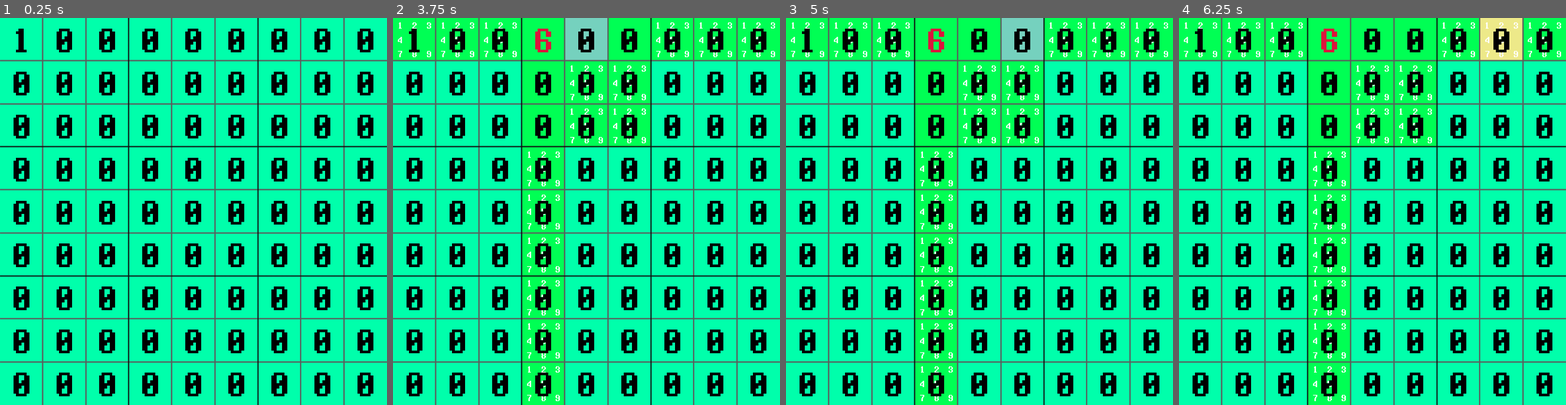
Above: before the commit, frames 1-4 (left to right).
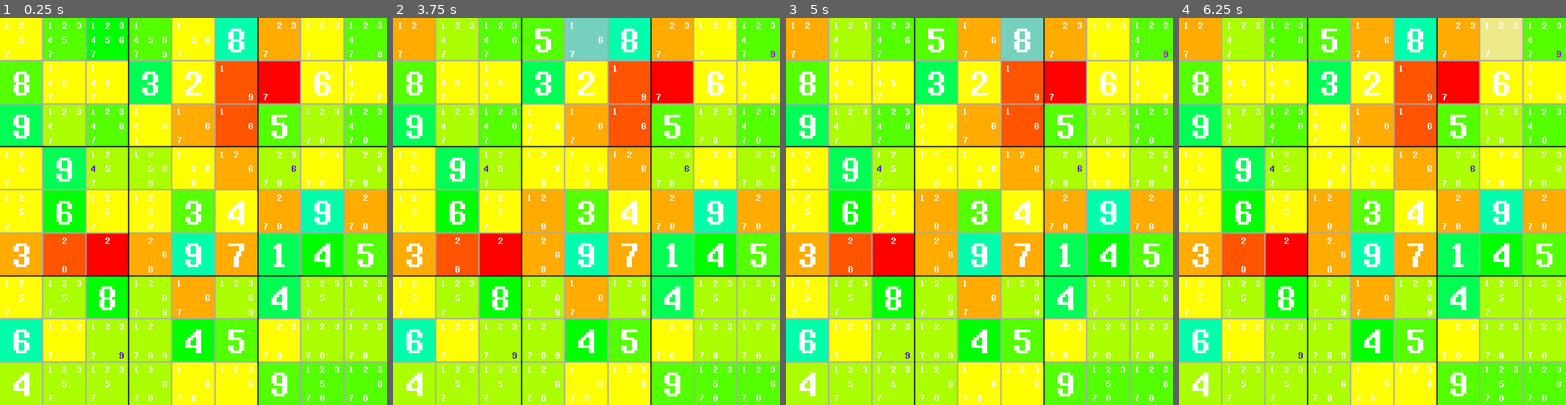
Above: after the commit, the same moments.

Repository: e-thab/sudoku
Game: Godot game, scene res://scenes/Main.tscn
Same seed, same stepped clock (60 frames per second), same inputs: the game is played once before the commit and once after it.
Inputs (mouse positions are in pixels of both pictures, inside the frame that each line leads up to):
- Up to frame 1 (0.25 s): no input
- Up to frame 2 (3.75 s): tap Enter at 0.5, 2, 3.5 s; move the mouse to (416, 41) at 0.52 s; tap Delete (delete) at 0.6, 1.55, 2.1, 3.05 s; click (416, 41) at 0.67 s; right-click (416, 41) at 0.8 s; tap Space at 1.25, 2.75 s; move the mouse to (458, 41) at 1.27 s; right-click (458, 41) at 1.35 s; click (458, 41) at 1.42 s; move the mouse to (501, 41) at 2.02 s; click (501, 41) at 2.17 s; right-click (501, 41) at 2.3 s; move the mouse to (543, 41) at 2.77 s; right-click (543, 41) at 2.85 s; click (543, 41) at 2.92 s; move the mouse to (586, 41) at 3.52 s; tap R (random_val) at 3.6 s; click (586, 41) at 3.67 s
- Up to frame 3 (5 s): right-click (979, 41) at 3.8 s; tap Space at 4.25 s; move the mouse to (1022, 41) at 4.27 s; click (1022, 41) at 4.35 s; tap Delete (delete) at 4.55 s
- Up to frame 4 (6.25 s): move the mouse to (1457, 41) at 5.02 s; tap Delete (delete) at 5.1, 6.05 s; click (1457, 41) at 5.17 s; right-click (1457, 41) at 5.3 s; move the mouse to (1500, 41) at 5.77 s; right-click (1500, 41) at 5.85 s; click (1500, 41) at 5.92 s

The runs differ from the first frame. In frame 1, 96% of the frame differs, in the area x 0-100%, y 0-100%; in frame 2, 94%; in frame 3, 94%; in frame 4, 94%.

Commit message:
initial clue generation

Diff:
--- a/scenes/Cell.gd
+++ b/scenes/Cell.gd
@@ -1,10 +1,9 @@
 extends Control
 
 signal solve(col, row, box, n)
-signal set()
 
 var markup = [1, 2, 3, 4, 5, 6, 7, 8, 9] # actual possible answers, culled after solution generated
-var notes = [1, 2, 3, 4, 5, 6, 7, 8, 9] # user notes
+var notes = [] # user notes
 var note_mode = false	# distinguish when entering solution (false) vs entering note (true)
 
 #var solutions = []
@@ -23,7 +22,7 @@
 # Called when the node enters the scene tree for the first time.
 func _ready():
 	#tbd: apply solution number?
-	set_bg()
+	#set_bg()
 	pass # Replace with function body.
 
 
@@ -43,6 +42,15 @@
 	set_bg()
 
 
+func prep():
+#	lonely = 0
+	solved = false
+	markup = [1, 2, 3, 4, 5, 6, 7, 8, 9] #?
+	notes = []
+	show_markup()
+	set_bg()
+
+
 func set_coords():
 	col = get_index() % 9
 	row = floor(get_index() / 9)
@@ -61,29 +69,26 @@
 		return arr[randi() % len(arr)]
 
 
-func set_solution(n):
-	solution = n
-	emit_signal("set")
-
-
-func set_random_solution():
-#	if solved: return
-	var rand = random_choice(markup)
-	set_solution(rand)
-
-
-func add_note(n):
+func input_note(n):
 	if solved: return
 
 	n = int(n)
 	if n in notes:
 		remove_note(n)
 	else:
-		notes.append(n)
-		if n in markup:
-			$Notes.get_child(n-1).self_modulate = Color.white
-		else:
-			$Notes.get_child(n-1).self_modulate = Color.crimson
+		add_note(n)
+#		notes.append(n)
+
+
+func add_note(n):
+	if solved: return
+
+	n = int(n)
+	notes.append(n)
+	if n in markup:
+		$Notes.get_child(n-1).self_modulate = Color.white
+	else:
+		$Notes.get_child(n-1).self_modulate = Color.crimson
 
 
 func remove_note(n):
@@ -143,9 +148,25 @@
 	input_solution(rand)
 
 
+func set_solution(n):
+	solution = n
+	solved = true
+	emit_signal("solve", col, row, box, n)
+
+
+func set_random_solution():
+#	if solved: return
+	var rand = random_choice(markup)
+	set_solution(rand)
+
+
 func show_solution():
 	$Solution.text = str(solution)
 	$Solution.self_modulate = Color.black
+
+
+func solve():
+	input_solution(solution)
 
 
 #func show_average():
@@ -243,7 +264,7 @@
 			var num = interpret_num(event)
 			if num != null:
 				if note_mode:
-					add_note(num)
+					input_note(num)
 				else:
 					input_solution(num)
 					release_focus()
--- a/scenes/Cell.tscn
+++ b/scenes/Cell.tscn
@@ -4,15 +4,15 @@
 [ext_resource path="res://assets/Sq.png" type="Texture" id=2]
 [ext_resource path="res://assets/8bitoperator.ttf" type="DynamicFontData" id=3]
 
-[sub_resource type="DynamicFont" id=1]
-size = 20
-font_data = ExtResource( 3 )
-
 [sub_resource type="DynamicFont" id=3]
 size = 75
 font_data = ExtResource( 3 )
 
 [sub_resource type="StyleBoxEmpty" id=2]
+
+[sub_resource type="DynamicFont" id=1]
+size = 20
+font_data = ExtResource( 3 )
 
 [node name="Cell" type="Control"]
 anchor_left = 0.444
@@ -59,6 +59,20 @@
 __meta__ = {
 "_edit_use_anchors_": false
 }
+
+[node name="Solution" type="Label" parent="."]
+anchor_left = 0.5
+anchor_top = 0.5
+anchor_right = 0.5
+anchor_bottom = 0.5
+margin_left = -57.0
+margin_top = -57.0
+margin_right = 57.0
+margin_bottom = 57.0
+rect_min_size = Vector2( 114, 114 )
+custom_fonts/font = SubResource( 3 )
+custom_styles/normal = SubResource( 2 )
+align = 1
 
 [node name="Notes" type="GridContainer" parent="."]
 anchor_left = 0.5
@@ -177,23 +191,6 @@
 align = 1
 valign = 1
 
-[node name="Solution" type="Label" parent="."]
-anchor_left = 0.5
-anchor_top = 0.5
-anchor_right = 0.5
-anchor_bottom = 0.5
-margin_left = -57.0
-margin_top = -57.0
-margin_right = 57.0
-margin_bottom = 57.0
-rect_min_size = Vector2( 114, 114 )
-custom_fonts/font = SubResource( 3 )
-custom_styles/normal = SubResource( 2 )
-align = 1
-__meta__ = {
-"_edit_use_anchors_": false
-}
-
 [connection signal="focus_entered" from="." to="." method="_on_Cell_focus_entered"]
 [connection signal="focus_exited" from="." to="." method="_on_Cell_focus_exited"]
 [connection signal="gui_input" from="." to="." method="_on_Cell_gui_input"]
--- a/scenes/Main.tscn
+++ b/scenes/Main.tscn
@@ -838,7 +838,7 @@
 margin_bottom = 1026.0
 
 [node name="Grid" type="GridContainer" parent="."]
-modulate = Color( 0.360784, 0.360784, 0.360784, 1 )
+modulate = Color( 0.666667, 0.666667, 0.666667, 1 )
 anchor_right = 1.0
 anchor_bottom = 1.0
 mouse_filter = 2
--- a/scripts/board.gd
+++ b/scripts/board.gd
@@ -1,14 +1,13 @@
 extends Node
 
 # Declare member variables here. Examples:
-var rows = [[], [], [], [], [], [], [], [], []]	#2D array [row][row index]
-var cols = [[], [], [], [], [], [], [], [], []]	#2D array [col][col index]
+var rows = [[], [], [], [], [], [], [], [], []]		#2D array [row][row index]
+var cols = [[], [], [], [], [], [], [], [], []]		#2D array [col][col index]
 var boxes = [[], [], [], [], [], [], [], [], []]	#2D array [box][col index]
-var solutions = []	# Array of solutions, indexed left to right, top to bottom
-
-var cells = []	# Holds references to each cell, top left to bottom right
-var generated = 0	# Number of solutions generated (each individual number on the board)
-
+var solutions = [[], [], [], [], [], [], [], [], []]	#Array of solutions, indexed left to right, top to bottom
+
+var cells = []	# Holds references to each cell object, top left to bottom right
+var generated = 0	# Number of cells filled during generation
 var errors = 0	# For testing error rate of generation algorithm
 
 
@@ -18,6 +17,7 @@
 
 func _ready():
 	randomize()
+	debug_reset()
 
 	for cell in get_children():
 		cell.set_coords()
@@ -26,13 +26,14 @@
 		cols[cell.col].append(cell)
 		boxes[cell.box].append(cell)
 		cell.connect("solve", self, "_on_solve")
-		cell.connect("set", self, "_on_set")
-		cell.show_markup()
+		cell.show_markup()
+
 	generate()
-
-	for cell in cells:
-		# delete this
-		cell.show_solution()
+	for cell in cells:
+		cell.prep()
+#		cell.show_solution()
+	randomize_clues()
+
 	#avg_test()
 
 
@@ -53,7 +54,7 @@
 	#print("generating")
 	solutions = [[], [], [], [], [], [], [], [], []]
 	reset_cells()
-	randomize_board()
+	randomize_solutions()
 
 #	for cell in cells:
 #		cell.set_bg()
@@ -74,66 +75,67 @@
 	#for x in solutions:
 		#print(x)
 
-
-func randomize_board():
+# Generate solutions for each cell
+func randomize_solutions():
 	# 1: find any cells with lonely digits, if one exists: fill it and go to step 1
 	# 2: find any cells with naked singles, if one exists: fill it and go to step 1
 	# 3: find the next unsolved cell with the fewest possibilities
 	# 4: fill cell with a random number generated from those possibilities
 	# 5: repeat
 	#
-	# Testing shows this algorithm has around a 1.8% error rate (chance to generate a dead-end),
-	# so it just resets and tries again if it fails
+	# Testing shows this algorithm has around a 1.8% chance to generate a
+	# dead end, so it just resets and tries again if it fails
 
 	generated = 0
 	while generated < 81:
-		#var min_cell = min_possible_cell()			# Get minimum possible solution cell
 		var next_cell = next_cell()
 
 		if len(next_cell.markup) == 0:
 			print("ERROR: Regenerating...")
-			debug_txt("ERROR: Regenerating...")
 			generate()
 			break
 
 		elif next_cell.lonely != 0:
-			#next_cell.input_solution(next_cell.lonely)
 			next_cell.set_solution(next_cell.lonely)
 			generated += 1
-			debug_set(next_cell, next_cell.lonely)
 
 		elif len(next_cell.markup) == 1:
 			var n = next_cell.markup[0]
 			next_cell.set_solution(n)
 			generated += 1
-			#next_cell.input_solution(n)
-			debug_set(next_cell, n)
 
 		else:
 			next_cell.set_random_solution()
 			generated += 1
-			#next_cell.input_random_solution()
-			debug_set(next_cell, next_cell.solution)
 
 		mark_lonely()
 
-#	for cell in cells:
-#		solutions.append(cell.solution)
-
-
+# Generate clues
+func randomize_clues():
+	# Should eventually be a function of some difficulty modifier
+	var cells_copy = cells.duplicate()
+	cells_copy.shuffle()
+
+	for i in range(25):
+		cells_copy[i].solve()
+
+
+# Return the next cell to be filled for generation
 func next_cell():
-	# generation issue may be here
 	var min_amt = 10
 	var next_cell
+
+#	# Find/fill lonely
+#	for i in range(9):
+#		for cell in cols[i]:
+#
 
 	for cell in cells:
 		if !cell.solved:
 			if cell.lonely != 0:
 				return cell
-				#cell.input_solution(cell.lonely)
-			elif len(cell.markup) == 1:
+			if len(cell.markup) == 1:
 				return cell
-				#cell.input_solution(cell.markup[0])
 			elif len(cell.markup) < min_amt:
 				next_cell = cell
 				min_amt = len(cell.markup)
@@ -141,62 +143,14 @@
 	return next_cell
 
 
-func min_possible_cell():
-	# Return the cell object with the fewest remaining solution possibilities
-	# In a tie, return first from top left to bottom right
-	var min_amt = 10
-	var min_cell
-
-	for cell in cells:
-		if (!cell.solved) and (len(cell.markup) < min_amt):
-			min_cell = cell
-			min_amt = len(cell.markup)
-
-	return min_cell
-
-
 func reset_cells():
 	for cell in cells:
 		cell.reset()
 
-
+# Return a random element from an array
 func random_choice(arr):
-	# Return random element from array
 	if arr:
 		return arr[randi() % len(arr)]
-
-#func remove_box(arr, item):
-#	# removes numbers in array associated with same box
-#	# e.g. if index is 4, remove (3, 4, 5)
-#	# if index is 0, remove (0, 1, 2)
-#	if item in [0, 1, 2]:
-#		arr.remove(0)
-#		arr.remove(1)
-#		arr.remove(2)
-#
-#	elif item in [3, 4, 5]:
-#		arr.remove(3)
-#		arr.remove(4)
-#		arr.remove(5)
-#
-#	elif item in [6, 7, 8]:
-#		arr.remove(6)
-#		arr.remove(7)
-#		arr.remove(8)
-
-
-#func value_swap(val1, val2):
-#	if val1 == val2:
-#		return
-#
-#	#print('swapping ', val1, ' with ', val2)
-#	for row in rows:
-#		for i in range(9):
-#			if row[i] == val1:
-#				row[i] = val2
-#
-#			elif row[i] == val2:
-#				row[i] = val1
 
 
 func mark_lonely():
@@ -206,14 +160,14 @@
 				if is_lonely(cell.col, cell.row, cell.box, n):
 					cell.lonely = n
 					cell.highlight_markup(n)
-					#cell.input_solution(n)
 					return
+
 
 
 func is_lonely(col, row, box, n):
 	var found = 0
 	for cell in cols[col]:
-		if !cell.solved and n in cell.markup:
+		if (!cell.solved) and (n in cell.markup):
 			found += 1
 		if found > 1:
 			break
@@ -222,7 +176,7 @@
 
 	found = 0
 	for cell in rows[row]:
-		if !cell.solved and n in cell.markup:
+		if (!cell.solved) and (n in cell.markup):
 			found += 1
 		if found > 1:
 			break
@@ -231,7 +185,7 @@
 
 	found = 0
 	for cell in boxes[box]:
-		if !cell.solved and n in cell.markup:
+		if (!cell.solved) and (n in cell.markup):
 			found += 1
 		if found > 1:
 			break
@@ -240,13 +194,14 @@
 
 	return false
 
-
-func reset_debug():
+# Clear debug file
+func debug_reset():
 	var file = File.new()
 	file.open("C:/Users/ls/Desktop/out.txt", File.WRITE)
 	file.store_string('')
 	file.close()
 
+# Add line to debug file (append)
 func debug_txt(s):
 	var file = File.new()
 	file.open("C:/Users/ls/Desktop/out.txt", File.READ_WRITE)
@@ -254,43 +209,25 @@
 	file.store_line(s)
 	file.close()
 
-
+# Add debug line showing cell solution set
 func debug_set(cell, n):
 	debug_txt("(" + str(cell.col) + ", " + str(cell.row) + ", " + str(cell.box) + ") set to " + str(n))
-
-
-func _rows_to_cols(old):
-	var new = []
-	for i in range(9):
-		new.append([])
-		for j in range(9):
-			new[i].append(old[j][i])
-	return new
-
-
-func _on_set():
-	generated += 1
 
 
 func _on_solve(col, row, box, n):
 	for cell in rows[row]:
 		cell.remove_markup(n)
-		#cell.remove_note(n)
 		cell.show_markup()
 		cell.set_bg()
 
 	for cell in cols[col]:
 		cell.remove_markup(n)
-		#cell.remove_note(n)
 		cell.show_markup()
 		cell.set_bg()
 
 	for cell in boxes[box]:
 		cell.remove_markup(n)
-		#cell.remove_note(n)
 		cell.show_markup()
 		cell.set_bg()
 
-	#print('(', col, ', ', row, ') set to ', n)
 	mark_lonely()
-	#debug_txt('(' + str(col) + ', ' + str(row) + ') set to ' + str(n))
